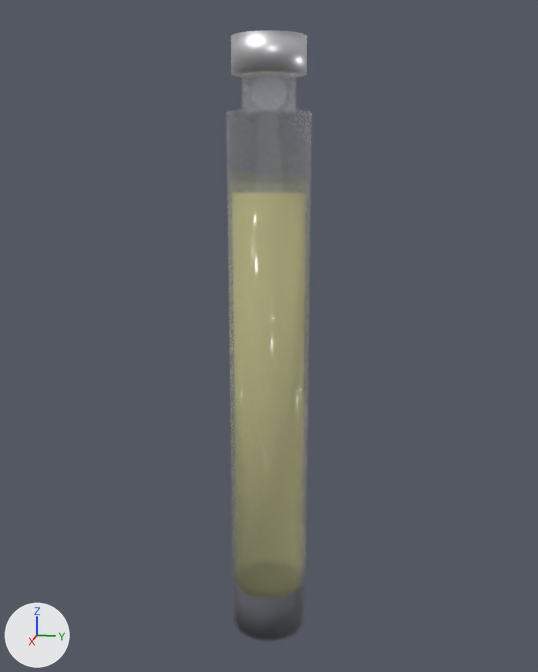
What one commit did to the glTF model public/models/cartridge.glb.
One viewpoint serves both versions: a 50 mm lens placed at (0.0863, 0.0173, 0.0605), pointed at (-0.0006, -0.0001, 0.0388). The lights are fixed; the arrows at lower left show +X, +Y and +Z. The first picture is the older version. Where no turn or scale is listed for an object, it has been applied to the vertices.

The first picture shows 'cart_crimp', 'cart_glass', 'cart_neck'.
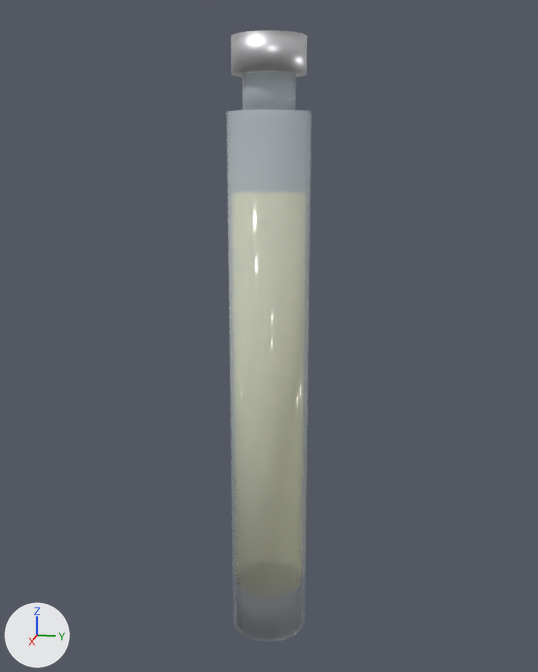
Pixel boxes [x1, y1, x2, y2] of what changed, in the pictures (538 x 672 px):
'cart_glass', surface changed
    both: [227, 110, 311, 642]

Patch to the scene script:
```diff
--- a/public/models/cartridge.glb.py
+++ b/public/models/cartridge.glb.py
@@ mat_glass @@
 mat_glass.alpha = 0.35
-mat_glass.transmission_weight = 1.0
```
